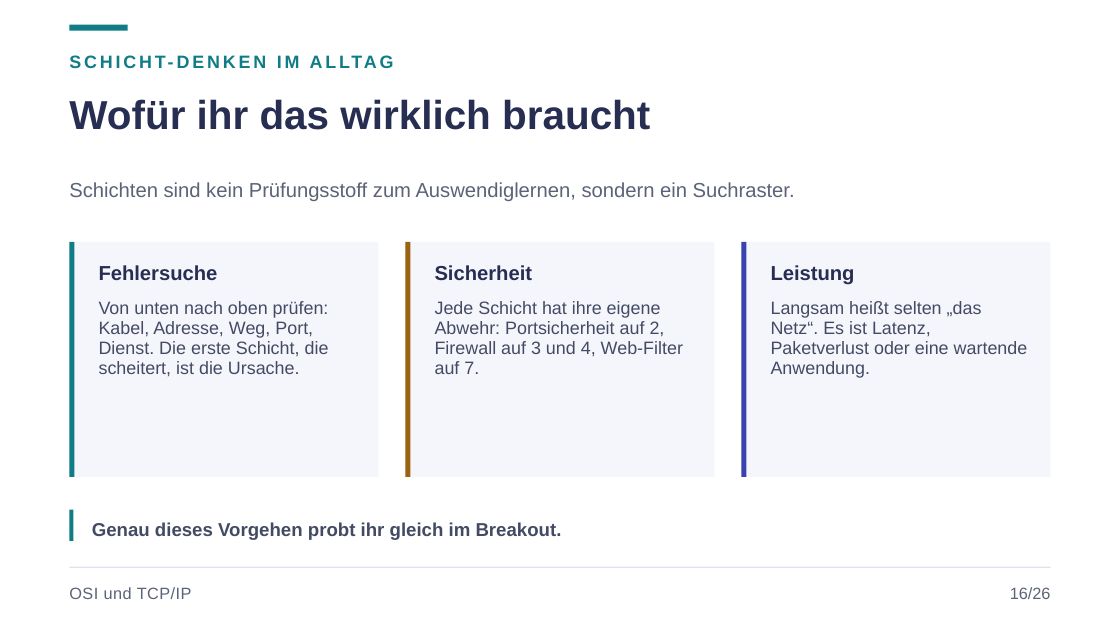
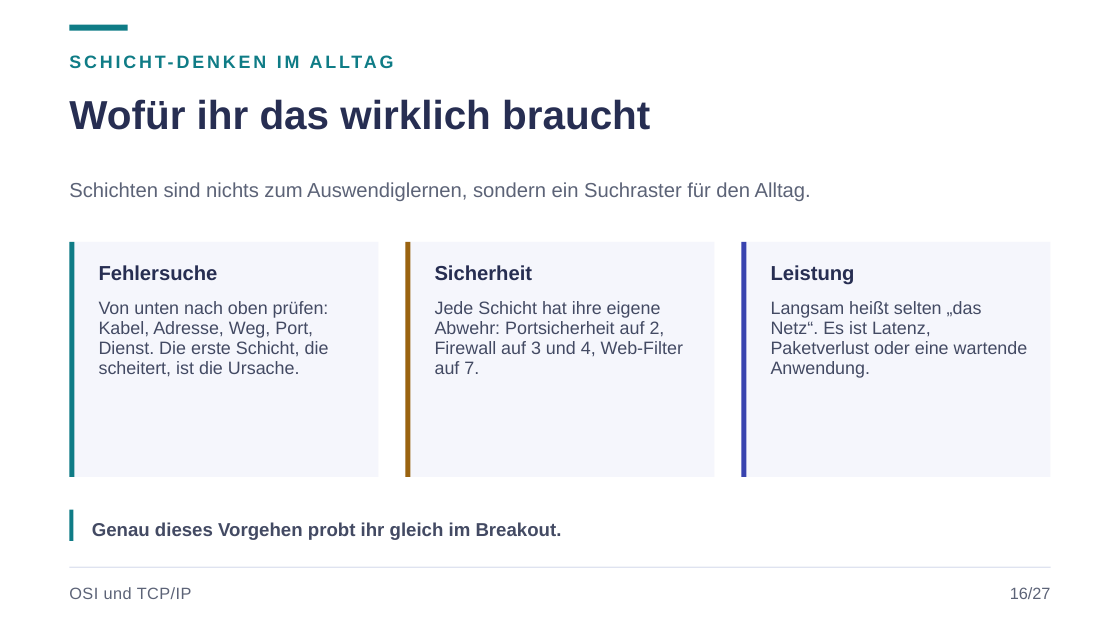
Before and after one commit to JacobMenge/kurs-unterlagen, a slide deck: slide 20 of folien/dist/01-netzwerke-grundlagen.pptx. Drawn at 1120x630 pixels with LibreOffice and Linux fonts; fonts in the diff are those of the drawing. Boxes give left, top, right and bottom in pixels: in the first picture for what was removed or moved away, otherwise in the second. Text is boxed around its words. In the diff, an @@ line names an element or a change of style, - is before the commit and + after.

```diff
--- a/folien/dist/01-netzwerke-grundlagen.pptx
+++ b/folien/dist/01-netzwerke-grundlagen.pptx
@@ text at (69,182,811,201): text changed @@
-Schichten sind kein Prüfungsstoff zum Auswendiglernen, sondern ein Suchraster.
+Schichten sind nichts zum Auswendiglernen, sondern ein Suchraster für den Alltag.
@@ text at (1010,587,1051,599): text changed @@
-16/26
+16/27
```
Also in this commit, not shown: 26 other slides changed, 1 slide added, 2 other files.
